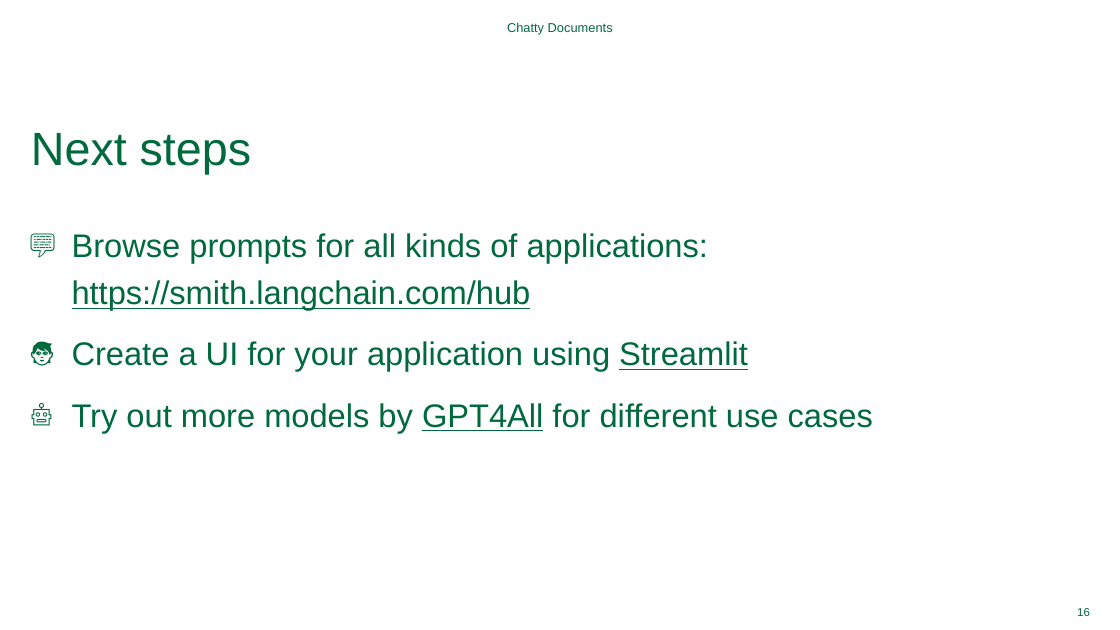
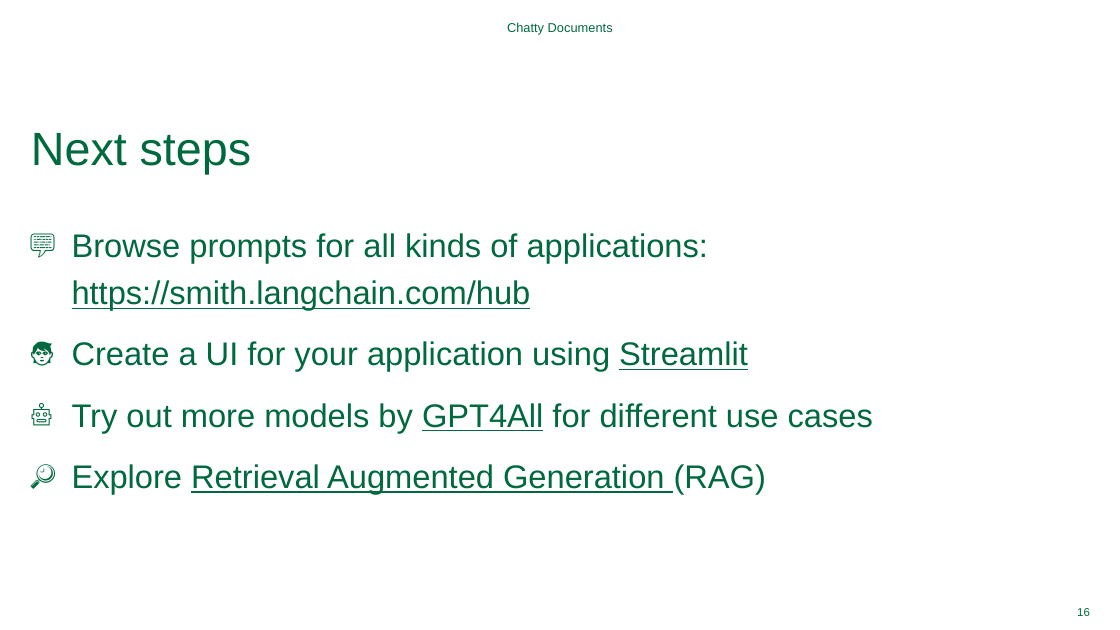
Before and after one commit to Dartmouth-Libraries/chatty-documents, a slide deck: slide 16 of ppt/chatty-documents.pptx. Drawn at 1120x630 pixels with LibreOffice and Linux fonts; fonts in the diff are those of the drawing; background and template pictures are left out. Boxes give left, top, right and bottom in pixels: in the first picture for what was removed or moved away, otherwise in the second. Text is boxed around its words. In the diff, an @@ line names an element or a change of style, - is before the commit and + after.

```diff
--- a/ppt/chatty-documents.pptx
+++ b/ppt/chatty-documents.pptx
@@ text at (x1=72, y1=464, x2=766, y2=494): paragraph added @@
+🔎 Explore Retrieval Augmented Generation (RAG)
```
Also in this commit, not shown: 1 other slide changed, 7 other files.
